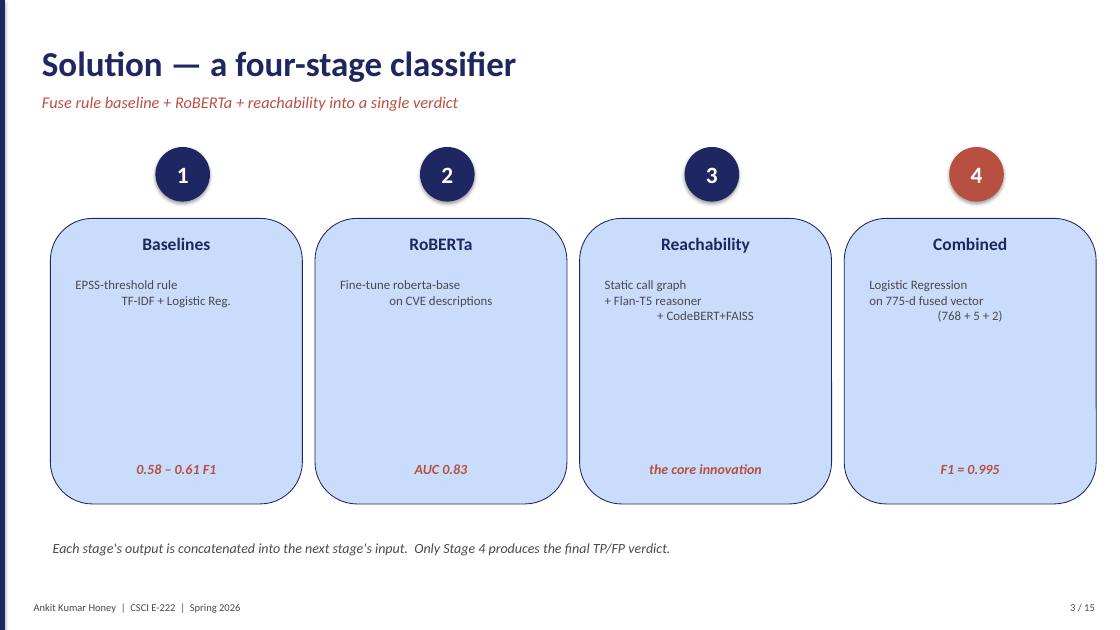
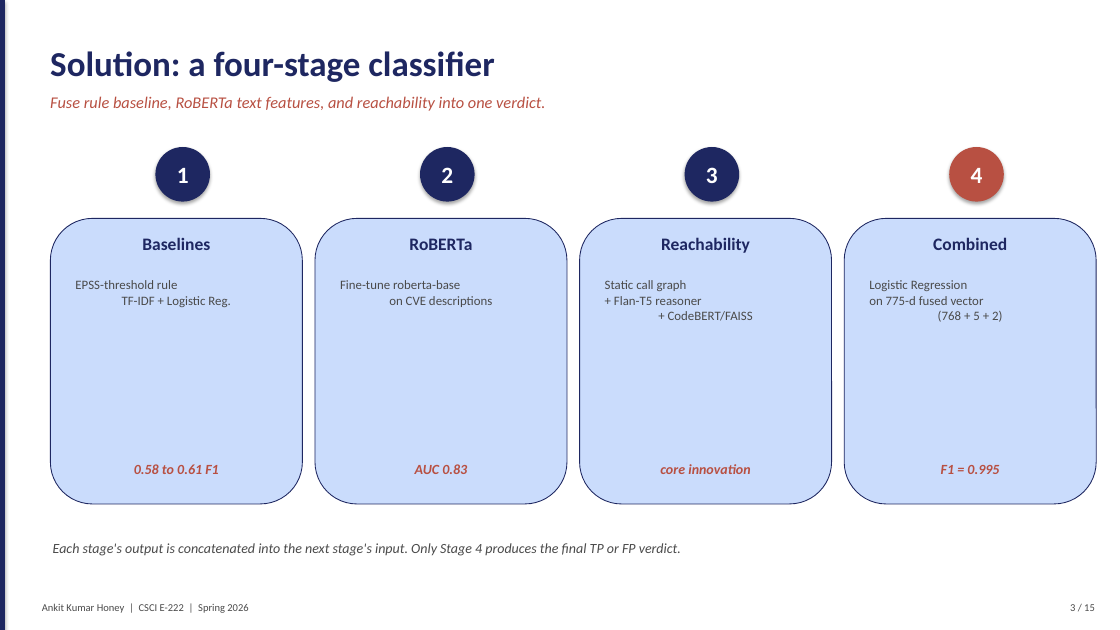
Before and after one commit to honeyankit/reachability-llm, a slide deck: slide 3 of reports/FalsePositive_SupplyChain_Honey.pptx. Drawn at 1120x630 pixels with LibreOffice and Linux fonts; fonts in the diff are those of the drawing. Boxes give left, top, right and bottom in pixels: in the first picture for what was removed or moved away, otherwise in the second. Text is boxed around its words. In the diff, an @@ line names an element or a change of style, - is before the commit and + after.

```diff
--- a/reports/FalsePositive_SupplyChain_Honey.pptx
+++ b/reports/FalsePositive_SupplyChain_Honey.pptx
@@ text at (x1=50, y1=51, x2=494, y2=82): text changed @@
-Solution — a four-stage classifier
+Solution: a four-stage classifier
@@ text at (x1=50, y1=96, x2=545, y2=111): text changed @@
-Fuse rule baseline + RoBERTa + reachability into a single verdict
+Fuse rule baseline, RoBERTa text features, and reachability into one verdict.
@@ text at (x1=605, y1=280, x2=753, y2=321): text changed @@
-Static call graph
-+ Flan-T5 reasoner
-+ CodeBERT+FAISS
+Static call graph
++ Flan-T5 reasoner
++ CodeBERT/FAISS
@@ text at (x1=134, y1=464, x2=219, y2=474): text changed @@
-0.58 – 0.61 F1
+0.58 to 0.61 F1
@@ text at (x1=660, y1=464, x2=750, y2=474): text changed @@
-the core innovation
+core innovation
@@ text at (x1=53, y1=543, x2=681, y2=556): text changed @@
-Each stage's output is concatenated into the next stage's input. Only Stage 4 produces the final TP/FP verdict.
+Each stage's output is concatenated into the next stage's input. Only Stage 4 produces the final TP or FP verdict.
@@ text "Ankit Kumar Honey | CSCI ..." moved from (x1=34, y1=604, x2=240, y2=613) to (x1=42, y1=603, x2=248, y2=613) @@
```
Also in this commit, not shown: 14 other slides changed, 3 other files.
